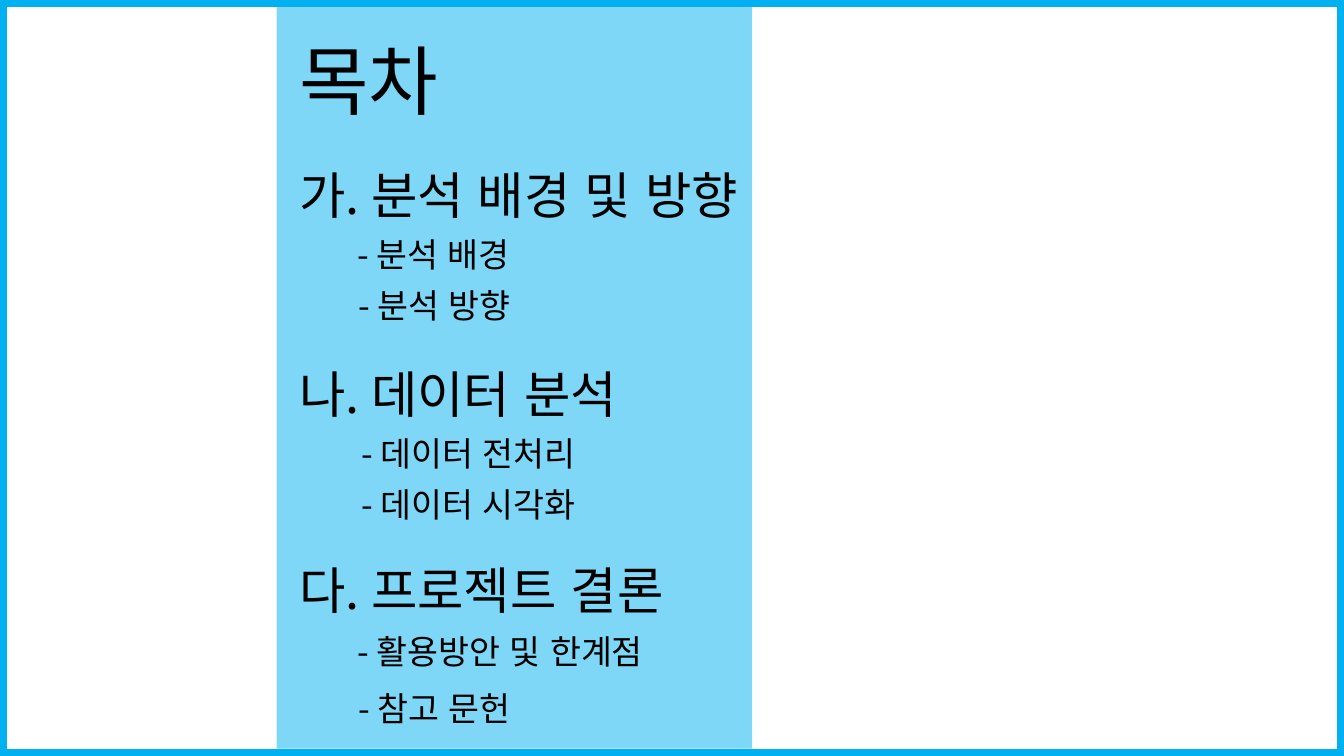
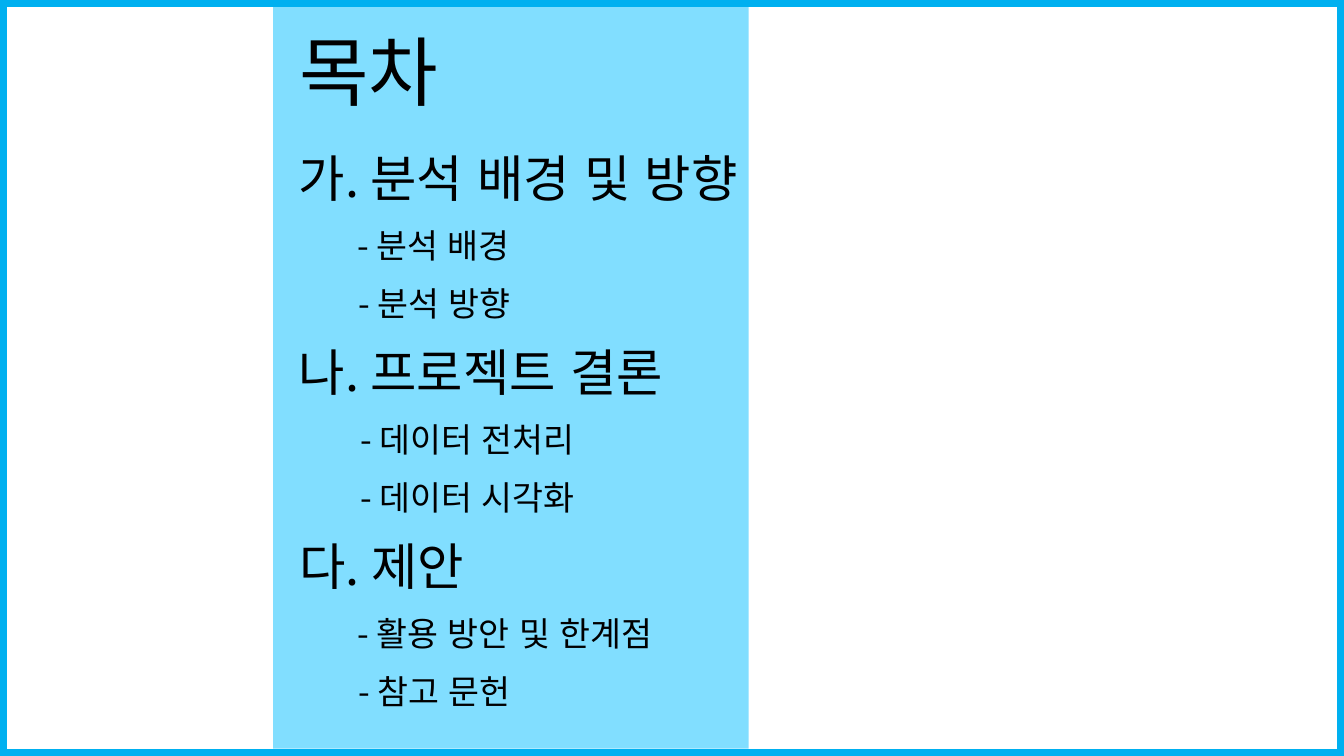
Before and after one commit to seungjae1162/SportsData, a slide deck: slide 2 of standard_in_2020-12-31/코로나19에따른 스포츠시설 폐업 수(20201228_20210103).pptx. Drawn at 1344x756 pixels with LibreOffice and Linux fonts; fonts in the diff are those of the drawing; background and template pictures are left out. Boxes give left, top, right and bottom in pixels: in the first picture for what was removed or moved away, otherwise in the second. Text is boxed around its words. In the diff, an @@ line names an element or a change of style, - is before the commit and + after.

```diff
--- a/standard_in_2020-12-31/코로나19에따른 스포츠시설 폐업 수(20201228_20210103).pptx
+++ b/standard_in_2020-12-31/코로나19에따른 스포츠시설 폐업 수(20201228_20210103).pptx
@@ rectangle at <box>273,7,749,749</box>: fill #00B0F0 at 50% opacity to #05BEFF at 50% opacity @@
@@ text "목차": place and size @@
-text "목차" at <box>299,46,438,115</box>
+text "목차" at <box>299,37,438,106</box>
@@ text "가. 분석 배경 및 방향": place and size @@
-text "가. 분석 배경 및 방향" at <box>299,172,738,218</box>
+text "가. 분석 배경 및 방향" at <box>299,155,738,201</box>
@@ text "- 분석 배경": place and size @@
-text "- 분석 배경" at <box>377,239,510,270</box>
+text "- 분석 배경" at <box>376,230,509,261</box>
@@ text at <box>299,349,663,395</box>: text changed @@
-나. 데이터 분석
+나. 프로젝트 결론
@@ text "- 데이터 전처리": place and size @@
-text "- 데이터 전처리" at <box>380,438,575,469</box>
+text "- 데이터 전처리" at <box>380,424,575,455</box>
@@ text "- 데이터 시각화": place and size @@
-text "- 데이터 시각화" at <box>380,489,575,520</box>
+text "- 데이터 시각화" at <box>380,482,575,513</box>
@@ text at <box>299,543,464,589</box>: text changed @@
-다. 프로젝트 결론
+다. 제안
@@ text at <box>377,618,653,649</box>: spaces changed @@
-- 활용방안 및 한계점
+- 활용 방안 및 한계점
@@ text "- 참고 문헌": place and size @@
-text "- 참고 문헌" at <box>378,693,511,724</box>
+text "- 참고 문헌" at <box>378,676,511,707</box>
```
Also in this commit, not shown: 3 other slides changed, 8 slides added, 2 slides removed.
